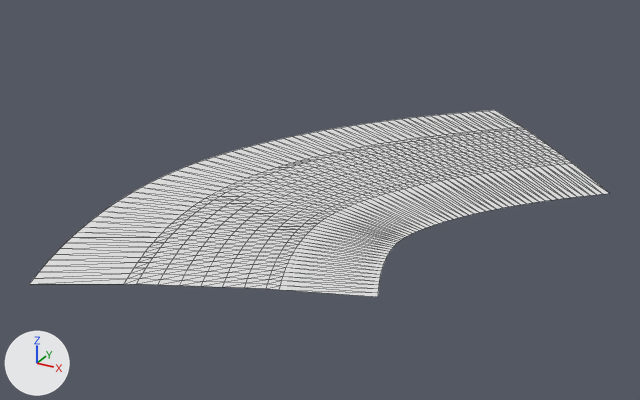
Renders of the glTF model public/assets/gen4/models/track-26.glb from each side of a commit.
One viewpoint serves both versions: a camera (50 mm lens) standing at (156.4, -497.8, 43.7) and looking at (110.6, -414.4, 2.0). The lights are fixed; the arrows at lower left show +X, +Y and +Z. The first picture is the older version. Mesh edges are drawn as thin lines. Vertices at exactly the same position are counted once.

Before the edit, the objects in view are built like this:
```python
me_track_26 = bpy.data.meshes.new('track-26')
me_track_26.from_pydata(...)  # 693 vertices, 1240 faces; spans x 91.7..140.1, y -447.3..-374.2, z 2.8..3.8
ob_track_26 = bpy.data.objects.new('track-26', me_track_26)
ob_track_26.location = (0.0, 0.0, 0.0)
```
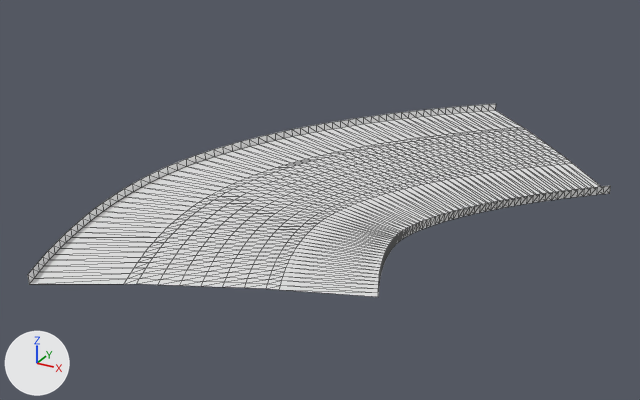
Boxes [x1, y1, x2, y2] around the edits, measured in the pictures (640 x 400 px):
'track-26', reshaped: before [30, 110, 609, 297]; after [28, 104, 611, 297]
part 1 of me_track_26, added: after [28, 104, 611, 293]

The edits, one by one:
me_track_26 is used by ob_track_26; location (0.0, 0.0, 0.0).
me_track_26 had 693 vertices, 1240 faces and spanned x 91.7..140.1, y -447.3..-374.2, z 2.8..3.8.
me_track_26 now has 819 vertices, 1488 faces and spans x 91.7..140.1, y -447.3..-374.2, z 2.8..4.3.
Part 1, on me_track_26:
126 new vertices lie (0.0, 0.0, 1.0) away from vertices in x 91.7..140.1, y -447.3..-374.2, z 2.8..3.3.
248 new faces join them.
